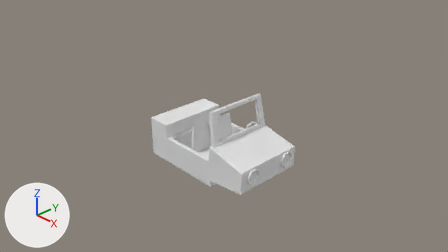
The Blender file materials/models/jeep/jeep.blend as it was, and as the next commit left it.
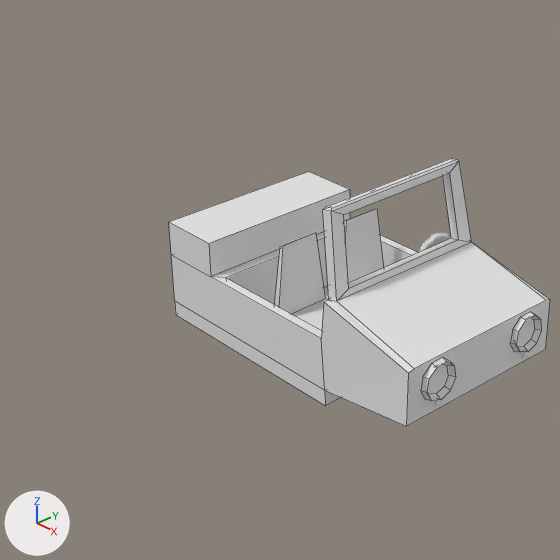
Old and new are each drawn from the file's camera 'Camera' and again close up on the part from 19% to 67% of the width and 13% to 97% of the height. Lighting does not change. The marker at lower left points along +X, +Y and +Z. The close-ups show mesh edges as thin lines.

Names of what the first close-up shows: 'Jeep Body', 'Left Chair', 'Right Chair'.
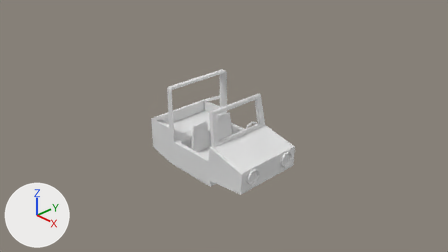
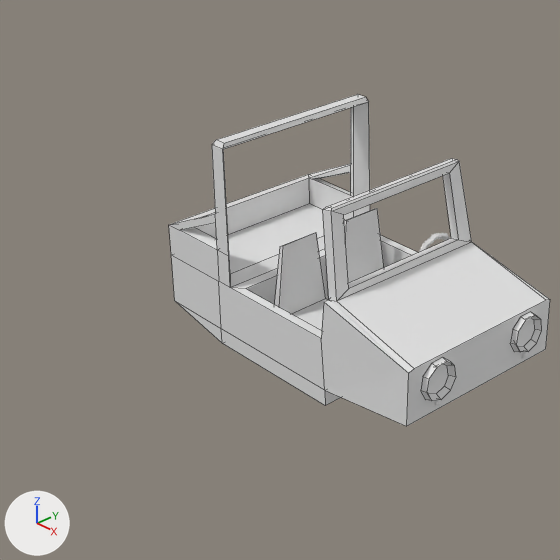
Commit message: Working on jeep in the meantime.

Where the change shows, as pixel boxes [x1, y1, x2, y2] in the close-ups (560 x 560 px):
'Jeep Body', reshaped (24% taller): before [169, 158, 550, 426]; after [169, 94, 550, 426]
part 1 of me_cube_001, built on: before [169, 172, 418, 405]; after [169, 94, 418, 405]

Edits to the bpy script that builds the scene:
```text
Change me_cube_001:
    used by ob_jeep_body; location = (-0.4, 0.0, 0.0); scale = (1.0, 0.8, 0.228)
    remove me_cube_001.from_pydata(...)  # 54 vertices, 49 faces; spans x -1.0..1.92, y -1.02..1.0, z -1.64..5.71
    add me_cube_001.from_pydata(...)  # 94 vertices, 89 faces; spans x -1.0..1.92, y -1.02..1.0, z -1.64..6.6
    me_cube_001 part 1
    8 vertices are removed from x -1.0..-0.43, y -1.0..1.0, z -1.64..2.4
    14 faces are deleted
    4 vertices in x -0.33, y -0.9..0.9, z -1.18..1.0 move by (0.26, 0.0, 0.0)
    42 vertices are added at x -1.0..-0.17, y -1.0..1.0, z -1.64..6.6
    6 new vertices lie (0.04, 0.0, 0.0) away from vertices in x -0.88..-0.32, y -0.89..0.89, z 2.4..6.23
    54 new faces join them
```
